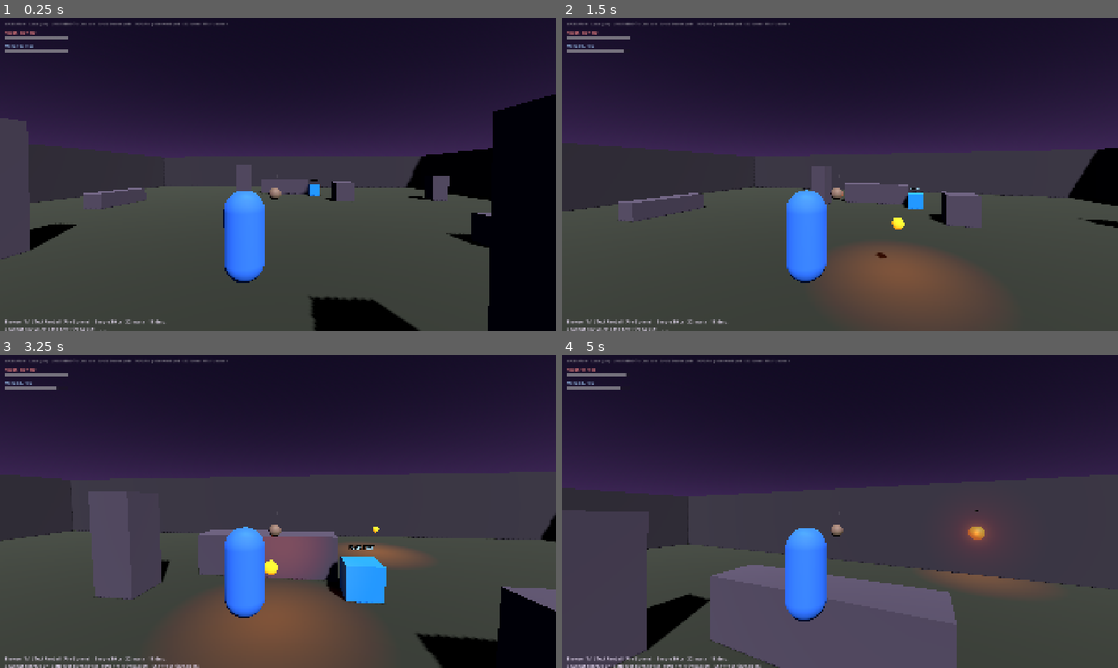
Above: before the commit, frames 1-4 (two rows, left to right).
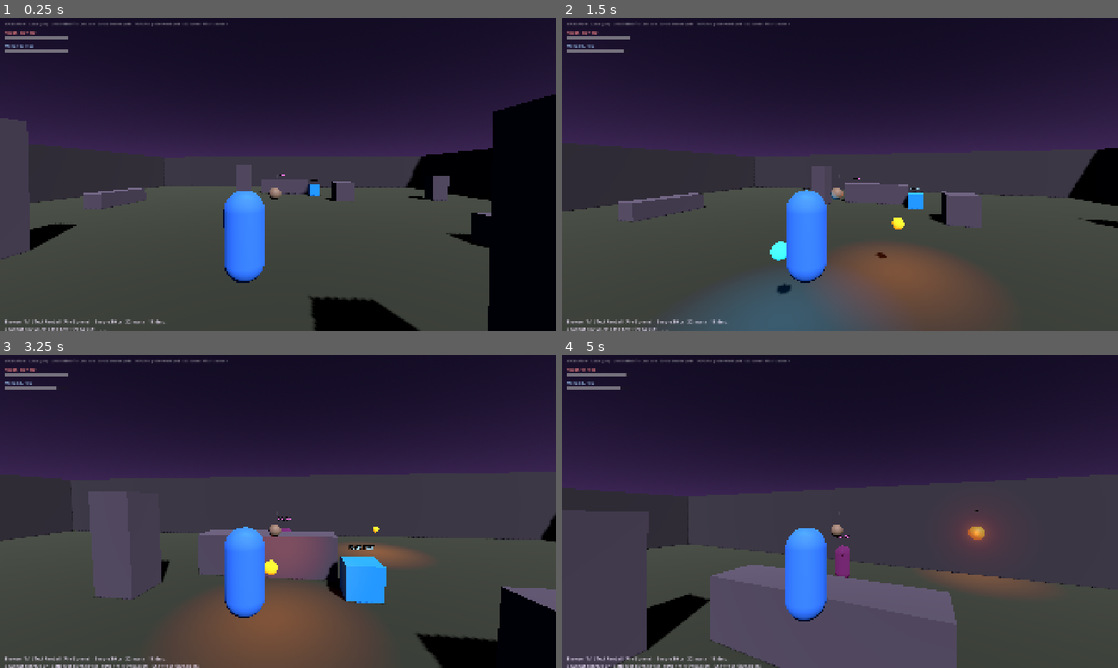
Above: after the commit, the same moments.

Repository: Jacarus/fpmager
Game: Godot game, scene res://Scenes/World/World.tscn
Same seed, same stepped clock (60 frames per second), same inputs: the game is played once before the commit and once after it. This scene is started directly instead of the project's main scene.
Inputs (mouse positions are in pixels of both pictures, inside the frame that each line leads up to):
- Up to frame 1 (0.25 s): no input
- Up to frame 2 (1.5 s): tap Enter at 0.5 s; move the mouse to (867, 174) at 0.52 s; hold W from 0.53 s (still down); tap Shift at 0.6 s; click (867, 174) at 0.67 s; tap Space at 0.77 s; move the mouse to (812, 174) at 1.27 s; tap 1 at 1.35 s
- Up to frame 3 (3.25 s): keep holding W; tap Space at 1.52, 3.02 s; move the mouse to (289, 505) at 2.02 s; tap 2 at 2.1 s; move the mouse to (272, 517) at 2.77 s; tap 3 at 2.85 s; click (272, 517) at 2.92 s
- Up to frame 4 (5 s): keep holding W; move the mouse to (878, 514) at 3.52 s; tap Shift at 3.6 s; tap Space at 3.77, 4.52 s; move the mouse to (795, 508) at 4.27 s; tap 1 at 4.35 s

The runs differ from the first frame. In frame 1, less than 0.1% of the frame differs, in the area x 50-52%, y 50-51%; in frame 2, 4.8%, in the area x 21-57%, y 51-100%; in frame 3, less than 0.1%; in frame 4, 0.3%.

Commit message:
Fix bot/boss spawning by restoring call_local for broadcast RPCs
The issue was that removing 'call_local' from bot/boss spawn RPCs prevented
the server from executing them locally. When using .rpc() to broadcast to all
peers, the server needs to also execute to add bots to _basic_casters and
bosses to _bosses dictionaries.

Key distinction:
- Player spawn uses .rpc_id(peer_id) -> NO call_local (send to specific peer)
- Bot/boss spawn uses .rpc() -> YES call_local (broadcast + local execution)

This fixes the issue where bots were spawned but not tracked by the server,
causing 'Sending 0 bots' to clients.

Diff:
--- a/Scenes/World/World.gd
+++ b/Scenes/World/World.gd
@@ -382,7 +382,7 @@
 	_spawn_basic_caster_local(0, Vector3(0, 0.0, -12), _create_random_bot_loadout(), _get_bot_difficulty_data())
 
 
-@rpc("authority", "reliable")
+@rpc("authority", "call_local", "reliable")
 func _spawn_basic_caster_for_all(bot_id: int, spawn_position: Vector3, loadout_data: Array, difficulty_data: Dictionary) -> void:
 	_spawn_basic_caster_local(bot_id, spawn_position, loadout_data, difficulty_data)
 
@@ -534,7 +534,7 @@
 	return _bosses.size()
 
 
-@rpc("authority", "reliable")
+@rpc("authority", "call_local", "reliable")
 func _spawn_boss_for_all(boss_id: int, spawn_position: Vector3, settings: Dictionary) -> void:
 	_spawn_boss_local(boss_id, spawn_position, settings)
 
